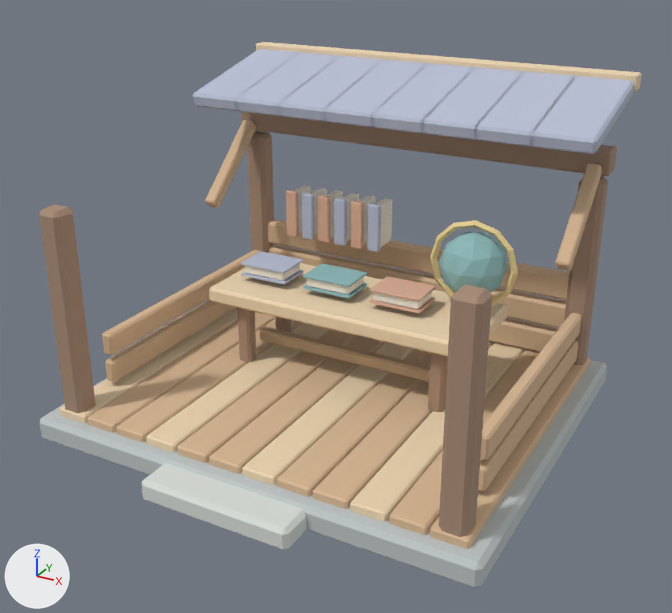
Renders of the FBX model unity/Assets/Resources/ForestArt/research_hut.fbx from each side of a commit.
One viewpoint serves both versions: a 50 mm camera at (2.94, -5.39, 3.54) aimed at (0.09, -0.2, 0.94). The lights are fixed; the arrows at lower left show +X, +Y and +Z. The picture after the commit comes second. Where no turn or scale is listed for an object, it has been applied to the vertices.

The first picture shows 'research_hut_mesh'.
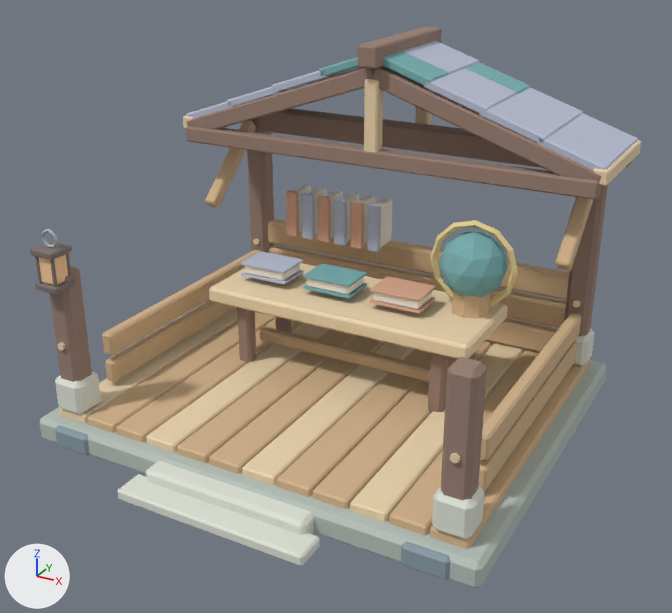
Where the change shows, as pixel boxes (x1, y1, x2, y2) in the pictures (672 x 613 px; the box of a moved part takes in the faces that stretch with it):
'research_hut_mesh', reshaped: before (39, 42, 642, 588); after (30, 27, 641, 588)
part 1 of me_cube_1527, moved or reshaped: before (39, 204, 96, 413); after (50, 266, 92, 382)
part 2 of me_cube_1527, added: after (57, 342, 66, 350)
part 3 of me_cube_1527, moved or reshaped: before (247, 131, 275, 252); after (247, 118, 275, 252)
part 4 of me_cube_1527, moved or reshaped: before (439, 284, 492, 537); after (441, 357, 487, 501)
part 5 of me_cube_1527, added: after (450, 453, 460, 463)
part 6 of me_cube_1527, moved or reshaped: before (564, 176, 608, 365); after (564, 185, 608, 337)
part 7 of me_cube_1527, added: after (573, 300, 580, 307)
part 8 of me_cube_1527, moved or reshaped: before (256, 42, 642, 92); after (186, 126, 601, 200)
part 9 of me_cube_1527, moved or reshaped: before (141, 463, 307, 550); after (146, 461, 314, 535)
part 10 of me_cube_1527, added: after (42, 229, 58, 248)
part 11 of me_cube_1527, reshaped: before (192, 49, 634, 154); after (183, 27, 641, 186)
part 12 of me_cube_1527, added: after (30, 241, 485, 580)
part 13 of me_cube_1527, added: after (573, 328, 595, 366)

Diff of the bpy script that builds the scene:
```diff
--- a/unity/Assets/Resources/ForestArt/research_hut.fbx.py
+++ b/unity/Assets/Resources/ForestArt/research_hut.fbx.py
@@ me_cube_1527 @@
-me_cube_1527.from_pydata(...)  # 1642 vertices, 3020 faces; spans x -1.66..1.66, y -1.64..1.56, z 0.0..2.4
+me_cube_1527.from_pydata(...)  # 2698 vertices, 4956 faces; spans x -1.68..1.68, y -1.7..1.52, z 0.0..2.62
+# me_cube_1527 part 1: the loose piece of 24 vertices spanning x -1.52..-1.34, y -1.29..-1.11, z 0.2..1.7 is scaled about its middle by (1, 1, 0.691), then moved by (0.0, 0.0, -0.2)
+# me_cube_1527 part 2: a new loose piece, a 6-sided cylinder along y spanning x -1.455..-1.405, y -1.312..-1.288, z 0.721..0.779, in mat_forest_endgrain (beige #edd5af)
+# me_cube_1527 part 3: the loose piece of 24 vertices spanning x -1.52..-1.34, y 1.11..1.29, z 0.2..1.7 is scaled about the mesh origin by (1, 1, 1.14)
+# me_cube_1527 part 4: the loose piece of 24 vertices spanning x 1.34..1.52, y -1.29..-1.11, z 0.2..1.7 is scaled about its middle by (1, 1, 0.691), then moved by (0.0, 0.0, -0.2)
+# me_cube_1527 part 5: a new loose piece, a 6-sided cylinder along y spanning x 1.405..1.455, y -1.312..-1.288, z 0.721..0.779, in mat_forest_endgrain (beige #edd5af)
+# me_cube_1527 part 6: the loose piece of 24 vertices spanning x 1.34..1.52, y 1.11..1.29, z 0.2..1.7 is scaled about the mesh origin by (1, 1, 1.14)
+# me_cube_1527 part 7: a new loose piece, a 6-sided cylinder along y spanning x 1.405..1.455, y 1.088..1.112, z 0.721..0.779, in mat_forest_endgrain (beige #edd5af)
+# me_cube_1527 part 8: the loose piece of 24 vertices spanning x -1.6..1.6, y 1.44..1.56, z 2.28..2.4 is scaled about its middle by (1.02, 1, 1), then moved by (0.0, -0.99, -0.52), in mat_forest_bark (brown #997f72)
+# me_cube_1527 part 9: the loose piece of 24 vertices spanning x -0.55..0.55, y -1.64..-1.28, z 0.0..0.16 is scaled about its middle by (1.1, 0.582, 1.03), then moved by (0.0, 0.04, 0.0)
+# me_cube_1527 part 10: the loose piece of 48 vertices spanning x 0.52..1.18, y 0.38..0.43, z 0.86..1.51 is copied, and the copy is scaled about its middle by (0.184, 0.52, 0.184), then moved by (-2.27, -1.69, 0.33), in mat_forest_iron (light grey #abbbc2); it spans x -1.49..-1.35, y -1.3..-1.28, z 1.45..1.59
+# me_cube_1527 part 11: 192 vertices removed from x -1.58..1.58, y 0.49..1.51, z 2.03..2.37; 816 vertices added at x -1.68..1.68, y 0.39..1.52, z 1.76..2.62
+# me_cube_1527 part 12: 288 vertices added at x -1.55..1.55, y -1.7..-1.08, z 0.0..1.46
+# me_cube_1527 part 13: 24 vertices added at x 1.31..1.55, y 1.08..1.32, z 0.23..0.49
+# other edits to the shape of me_cube_1527 do not show in these pictures
 me_cube_1527.materials.append(mat_forest_stone)
@@ me_cube_1527 @@
 me_cube_1527.materials.append(mat_forest_gold)
+me_cube_1527.materials.append(mat_forest_ember)  # beige #f9ce9f
+me_cube_1527.materials.append(mat_forest_darkwood)  # grey #807370
+me_cube_1527.materials.append(mat_forest_iron)  # light grey #abbbc2
+me_cube_1527.materials.append(mat_forest_slate)  # greyish cyan #899da5
```
